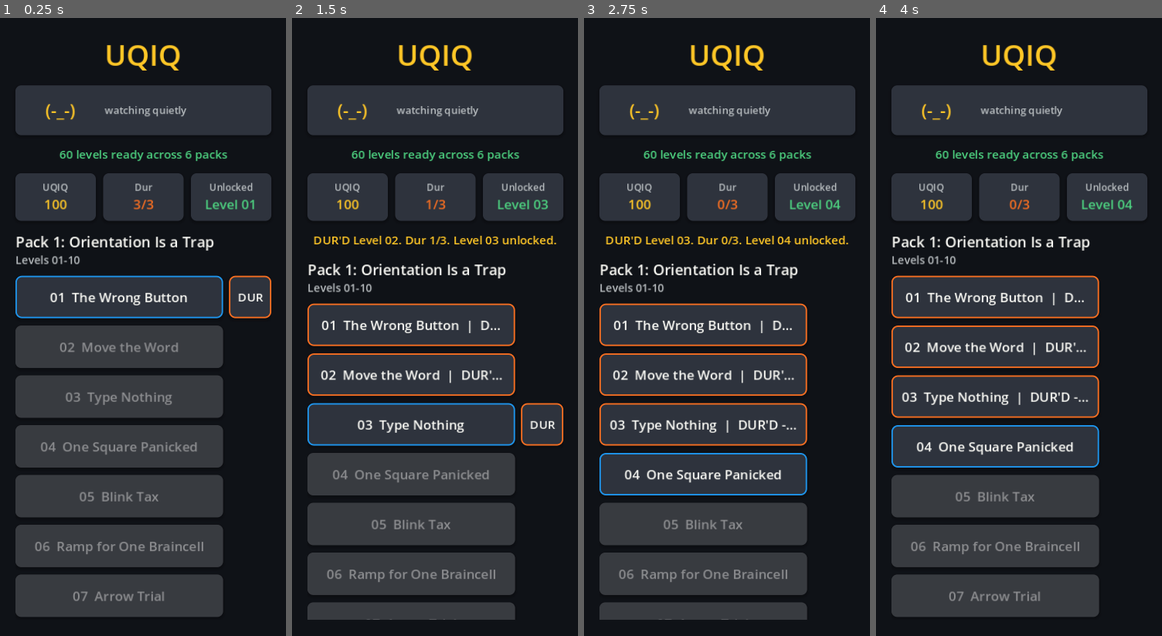
Above: before the commit, frames 1-4 (left to right).
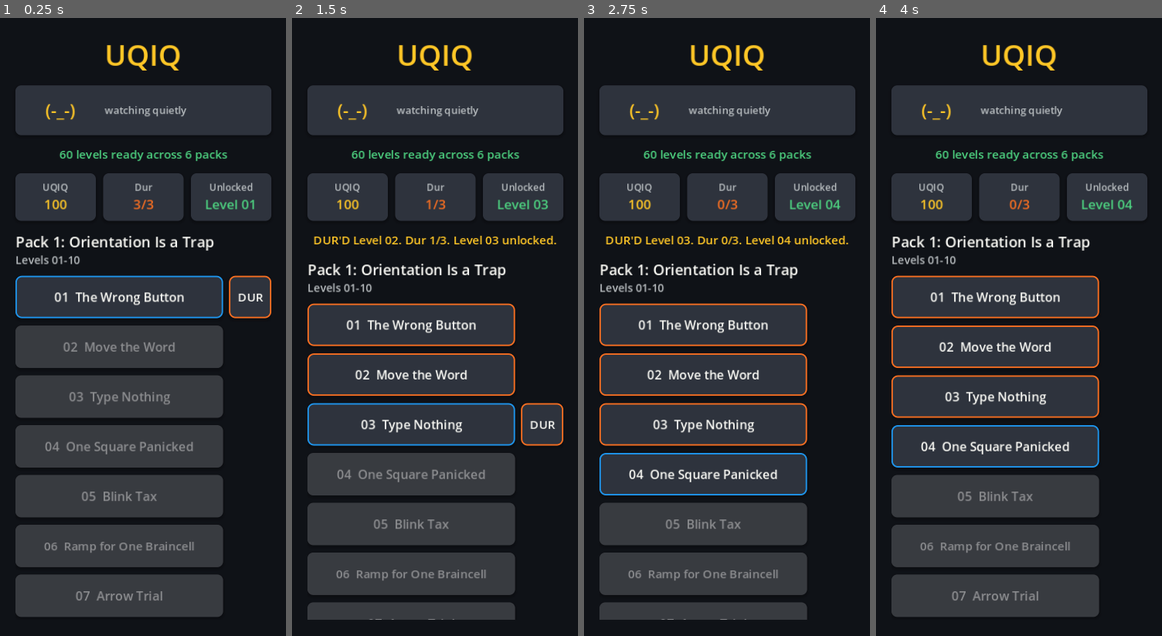
Above: after the commit, the same moments.

Repository: scwlkr/UQIQ
Game: Godot game, scene res://scenes/Main.tscn
The game is run twice, just before and just after one commit, with the same random seed, the same clock (stepped at 60 frames per second) and the same inputs.
Inputs (mouse positions are in pixels of both pictures, inside the frame that each line leads up to):
- Up to frame 1 (0.25 s): no input
- Up to frame 2 (1.5 s): click "DUR" at 0.5 s; click "DUR" at 1.25 s
- Up to frame 3 (2.75 s): click "DUR" at 2 s
- Up to frame 4 (4 s): click (996, 327) at 2.75 s, where only the run before the commit has a clickable "01 The Wrong Button | DUR'D -…"; click "<" at 3.5 s

The runs differ from the first frame. In frame 1, 2.2% of the frame differs, in the area x 12-72%, y 44-95%; in frame 2, 2.5%; in frame 3, 3.0%; in frame 4, 3.2%, in the area x 8-75%, y 44-95%.

Commit message:
Tighten level list row labels

Diff:
--- a/scripts/main.gd
+++ b/scripts/main.gd
@@ -389,9 +389,7 @@
 
 func _add_level_row(parent: Node, level: Dictionary) -> void:
 	var level_number := int(level.get("level_number", 0))
-	var title := str(level.get("title", "Untitled"))
 	var is_playable := _is_level_playable(level)
-	var button_text := _level_row_button_text(level)
 	var row := HBoxContainer.new()
 	row.name = "level_row_%02d" % level_number
 	row.size_flags_horizontal = Control.SIZE_EXPAND_FILL
@@ -400,7 +398,7 @@
 	parent.add_child(row)
 	_apply_board_entry_motion(row)
 
-	var button := _make_button(button_text, _level_button_color(level))
+	var button := _make_level_row_button(level)
 	button.disabled = not is_playable
 	if is_playable:
 		_apply_button_frame(button, _level_button_color(level))
@@ -1090,6 +1088,28 @@
 	return button
 
 
+func _make_level_row_button(level: Dictionary) -> Button:
+	var button := _make_button(_level_row_button_text(level), _level_button_color(level), Vector2(0, 54))
+	button.set_meta("level_row_button", true)
+	button.set_meta("level_number", int(level.get("level_number", 0)))
+	button.tooltip_text = _level_row_tooltip_text(level)
+	button.add_theme_font_size_override("font_size", _level_row_font_size(str(button.text)))
+	for state in ["normal", "hover", "pressed", "disabled"]:
+		var stylebox := button.get_theme_stylebox(state) as StyleBoxFlat
+		if stylebox != null:
+			stylebox.content_margin_left = 12
+			stylebox.content_margin_right = 12
+	return button
+
+
+func _level_row_font_size(text: String) -> int:
+	if text.length() > 30:
+		return 15
+	if text.length() > 24:
+		return 16
+	return 17
+
+
 func _handle_button_down_feedback(button: Button) -> void:
 	if button == null or not is_instance_valid(button):
 		return
@@ -2649,12 +2669,15 @@
 func _level_row_button_text(level: Dictionary) -> String:
 	var level_number := int(level.get("level_number", 0))
 	var title := str(level.get("title", "Untitled"))
+	return "%02d  %s" % [level_number, title]
+
+
+func _level_row_tooltip_text(level: Dictionary) -> String:
+	var text := _level_row_button_text(level)
 	var state := _level_state_text(level)
 	if state == "playable" or state == "locked":
-		return "%02d  %s" % [level_number, title]
-	if state.begins_with("completed - replay"):
-		return "%02d  %s  |  replay" % [level_number, title]
-	return "%02d  %s  |  %s" % [level_number, title, state]
+		return text
+	return "%s | %s" % [text, state]
 
 
 func _level_button_color(level: Dictionary) -> Color:
--- a/scripts/verify_issue_23_ui_readability.gd
+++ b/scripts/verify_issue_23_ui_readability.gd
@@ -40,11 +40,18 @@
 	_main.set("_profile", _profile)
 	root.add_child(_main)
 	_main.call("_setup_feedback")
+	_profile.load_or_create()
+	_main.set("_pack", _pack_set)
+	_main.set("_packs", _main.call("_pack_groups_from_pack_set", _pack_set))
 	_require(_profile.last_error.is_empty(), _profile.last_error)
 
 
 func _verify_main_flow_text_controls() -> void:
+	_prepare_level_list_status_rows()
 	_main.call("_show_level_list")
+	_assert_compact_level_row(1)
+	_assert_compact_level_row(2)
+	_assert_compact_level_row(3)
 	_assert_text_controls("Level List")
 
 	_main.call("_show_play_screen", _level_by_number(41))
@@ -64,13 +71,39 @@
 	_assert_text_controls("Score Roastcard")
 
 
+func _prepare_level_list_status_rows() -> void:
+	var completed_level := _level_by_number(1)
+	var best_attempt: Dictionary = _profile.record_completed_attempt(completed_level, 2, 0, 1.0)
+	_require(not best_attempt.is_empty(), "Level 1 should be completed before compact row checks: %s" % _profile.last_error)
+	if _failed:
+		return
+
+	var dur_level := _level_by_number(2)
+	_require(_profile.spend_dur_token(dur_level), "Level 2 should enter DUR'D state before compact row checks: %s" % _profile.last_error)
+
+
+func _assert_compact_level_row(level_number: int) -> void:
+	var button := _level_button_for_number(level_number)
+	_require(button != null, "Level List should expose a tappable compact row for Level %d. Saw buttons: %s" % [level_number, ", ".join(_visible_button_texts())])
+	if button == null:
+		return
+
+	var text := str(button.text)
+	_require(text.begins_with("%02d  " % level_number), "Level %d row text should keep the Level number first: %s" % [level_number, text])
+	_require(not text.contains("completed"), "Completed Level %d row should not carry long status copy: %s" % [level_number, text])
+	_require(not text.contains("replay"), "Completed Level %d row should not carry replay copy in the phone row title: %s" % [level_number, text])
+	_require(not text.contains("finish to recover"), "DUR'D Level %d row should not carry recovery instructions in the row title: %s" % [level_number, text])
+	_require(button.get_theme_font_size("font_size") <= 17, "Level %d row should use compact phone typography." % level_number)
+	_require(button.custom_minimum_size.y <= 54, "Level %d row should keep a compact touch row height." % level_number)
+
+
 func _assert_text_controls(context: String) -> void:
 	_collect_text_controls(_main, context)
 
 
 func _assert_play_header_metrics_visible(context: String) -> void:
-	_assert_play_header_chip_visible(context, "UQIQ 100", 100.0, "full starting UQIQ score")
-	_assert_play_header_chip_visible(context, "Dur 3/3", 92.0, "full Dur Token count")
+	_assert_play_header_chip_visible(context, "UQIQ %d" % _profile.current_uqiq_score(), 100.0, "current UQIQ score")
+	_assert_play_header_chip_visible(context, "Dur %d/%d" % [_profile.dur_tokens(), LocalProfileScript.MAX_DUR_TOKENS], 92.0, "current Dur Token count")
 
 
 func _assert_play_header_chip_visible(context: String, text: String, minimum_width: float, description: String) -> void:
@@ -145,6 +178,35 @@
 	return null
 
 
+func _level_button_for_number(level_number: int) -> Button:
+	return _level_button_for_number_recursive(_main, level_number)
+
+
+func _level_button_for_number_recursive(node: Node, level_number: int) -> Button:
+	if node is Button and str((node as Button).text).begins_with("%02d  " % level_number):
+		return node as Button
+	for child in node.get_children():
+		var button := _level_button_for_number_recursive(child, level_number)
+		if button != null:
+			return button
+	return null
+
+
+func _visible_button_texts() -> Array[String]:
+	var texts: Array[String] = []
+	_collect_button_texts(_main, texts)
+	return texts
+
+
+func _collect_button_texts(node: Node, texts: Array[String]) -> void:
+	if node is Button:
+		var text := str((node as Button).text)
+		if not text.is_empty():
+			texts.append(text)
+	for child in node.get_children():
+		_collect_button_texts(child, texts)
+
+
 func _level_by_number(level_number: int) -> Dictionary:
 	var level := _loader.find_level_by_number(_pack_set, level_number)
 	_require(not level.is_empty(), "Level %d should exist in default packs." % level_number)
